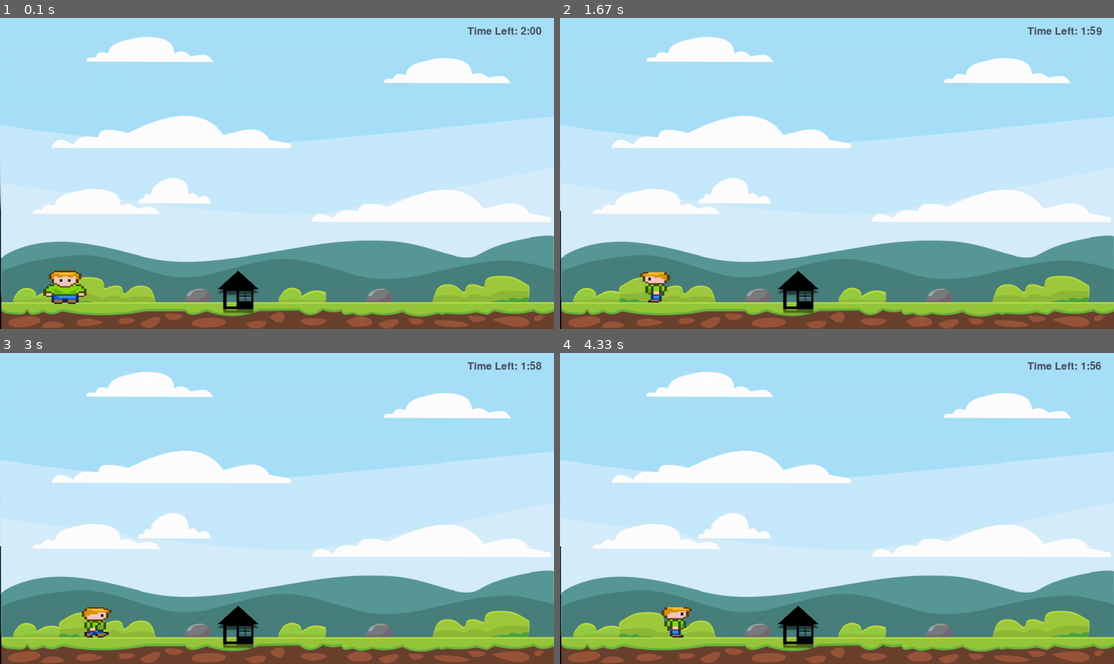
Above: before the commit, frames 1-4 (two rows, left to right).
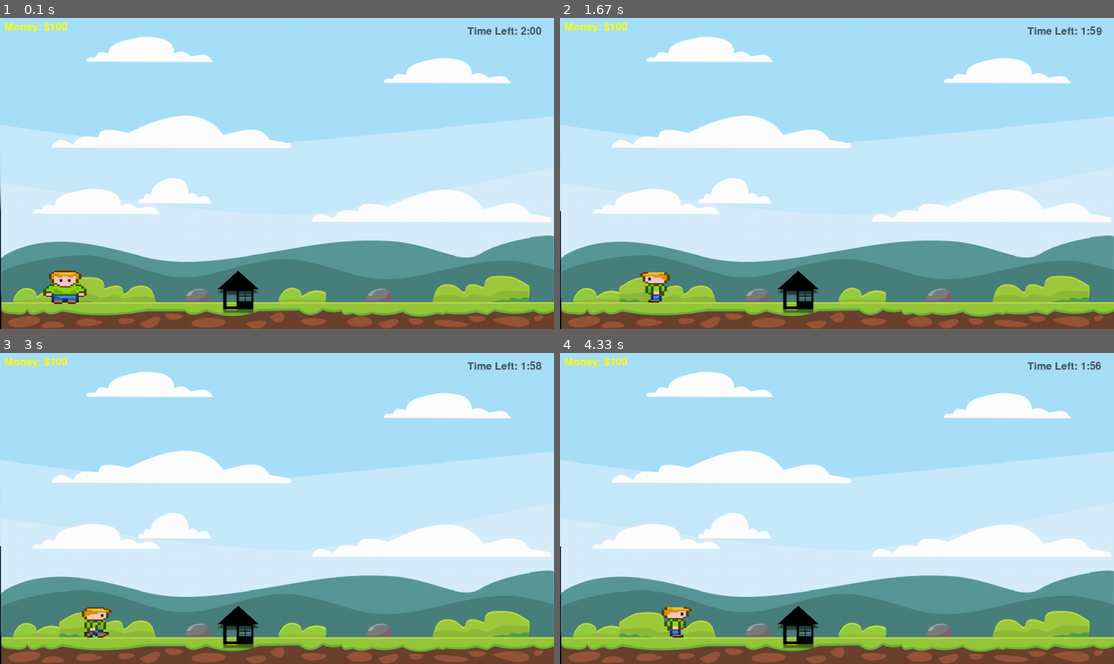
Above: after the commit, the same moments.

Repository: tlgus2882/Home
Game: pygame game, started from 새 폴더 (3)/test.py
Two runs of this game, one before a commit and one after it. Both use one fixed random seed, a clock stepped at 60 frames per second and the inputs below.
Inputs:
- Up to frame 1 (0.1 s): no input
- Up to frame 2 (1.67 s): hold Right 0.33-0.8 s; hold Right 0.83-1.3 s; hold Left from 1.33 s (still down)
- Up to frame 3 (3 s): release Left at 1.87 s; hold Left 1.9-2.3 s; hold Right 2.33-2.97 s
- Up to frame 4 (4.33 s): hold Left 3-3.47 s; hold Right 3.5-3.97 s; hold Right from 4 s (still down)

The runs differ from the first frame. In frame 1, 0.2% of the frame differs, in the area x 0-13%, y 1-5%; in frame 2, 0.2%; in frame 3, 0.2%; in frame 4, 0.2%.

Commit message:
Add files via upload

Diff:
--- a/새 폴더 (3)/test.py
+++ b/새 폴더 (3)/test.py
@@ -6,7 +6,7 @@
 clock = pygame.time.Clock()
 FPS = 60
 screen_image_y = 585
-
+player_money = 100
 # 맵 이미지 로드 및 스케일
 screen_image = pygame.image.load("screenimage.png")
 screen_image = pygame.transform.scale(screen_image, (SCREEN_WIDTH, SCREEN_HEIGHT))
@@ -66,6 +66,7 @@
             self.rect.right = SCREEN_WIDTH
 
 def main():
+    global player_money
     # 플레이어 설정
     player = Animated(position=(100, screen_image_y))
     all_sprites = pygame.sprite.Group(player)
@@ -107,10 +108,8 @@
                     if event.key == pygame.K_y:
                         if current_map == 1:
                             current_map = 2  # 맵 전환
-                            start_ticks = pygame.time.get_ticks()  # 타이머 리셋
                         elif current_map == 2:
                             current_map = 1  # 원래 맵으로 복귀
-                            start_ticks = pygame.time.get_ticks()  # 타이머 리셋
                         choice_made = True  # 선택이 완료됨을 표시
             elif event.type == pygame.KEYUP:
                 if event.key == pygame.K_RIGHT or event.key == pygame.K_LEFT:
@@ -154,7 +153,9 @@
         else:
             collision_occurred = False
             choice_made = False  # 선택을 초기화하여 반복적으로 충돌 처리
-
+        #돈 출력
+        money_text = font.render(f"Money: ${player_money}", True, (255, 255, 0))
+        SCREEN.blit(money_text, (10, 10))
         # 타이머와 스프라이트 업데이트
         SCREEN.blit(timer_text, (SCREEN_WIDTH - 200, 20))
         all_sprites.draw(SCREEN)
